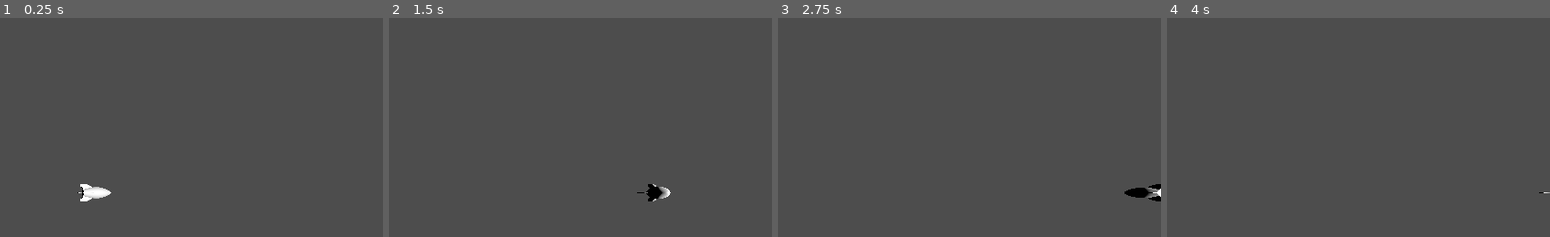
Above: before the commit, frames 1-4 (left to right).
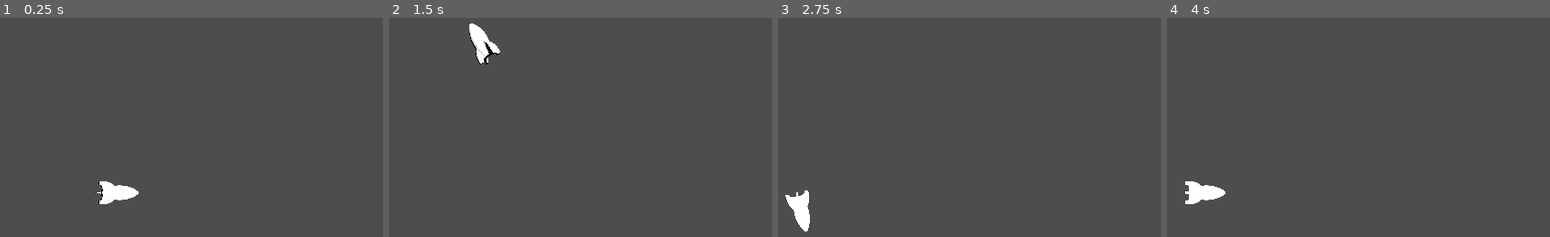
Above: after the commit, the same moments.

Repository: mrSun421/turtle
Game: Godot game, scene res://main.tscn
The game is run twice, just before and just after one commit, with the same random seed, the same clock (stepped at 60 frames per second) and the same inputs.
Inputs:
- Up to frame 1 (0.25 s): no input
- Up to frame 2 (1.5 s): no input
- Up to frame 3 (2.75 s): no input
- Up to frame 4 (4 s): tap Enter at 3.5 s

The runs differ from the first frame. In frame 1, 1.0% of the frame differs, in the area x 20-37%, y 74-85%; in frame 2, 1.1%; in frame 3, 1.1%, in the area x 1-100%, y 75-98%; in frame 4, 0.7%.

Commit message:
I hate rotations

Diff:
--- a/main.tscn
+++ b/main.tscn
@@ -9,7 +9,9 @@
 
 [node name="Camera3D" type="Camera3D" parent="."]
 transform = Transform3D(13.0454, 0, 0, 0, 1, 0, 0, 0, 1.00002, 0, 0, 5)
-fov = 90.0
 
 [node name="DirectionalLight3D" type="DirectionalLight3D" parent="."]
-transform = Transform3D(1, 0, 0, 0, 1, 0, 0, 0, 1, 10, 10, 10)
+transform = Transform3D(1, 0, 0, 0, 1, 0, 0, 0, 1, -20, -20, -20)
+
+[node name="DirectionalLight3D2" type="DirectionalLight3D" parent="."]
+transform = Transform3D(1, 0, 0, 0, 1, 0, 0, 0, 1, 20, 20, 20)
--- a/turtle.gd
+++ b/turtle.gd
@@ -1,11 +1,9 @@
 extends Node3D
 class_name Turtle
 
-const TWEEN_LENGTH = 0.5
-const WAIT_TIME = 0.5
+const TWEEN_TIME = 0.5
+const WAIT_TIME = 0.0
 
-var heading: Vector3 = Vector3(1, 0, 0)
-var normal: Vector3 = Vector3(0, 1, 0)
 
 var turtle_actions = []
 var visual_cylinders = []
@@ -13,27 +11,39 @@
 func executeMove(distance: float) -> void:
 	var pos_tween = create_tween().set_trans(Tween.TRANS_LINEAR)
 	var current_position = self.position
-	var future_position = current_position + distance * heading
+	var future_position = current_position + distance * self.basis.x
 
-	pos_tween.tween_property(self, "position", future_position, TWEEN_LENGTH)
+	pos_tween.tween_property(self, "position", future_position, TWEEN_TIME)
+	await pos_tween.finished
+
 
 func executeTurn(angle: float) -> void:
+	var heading: Vector3 = self.basis.x
+	var normal: Vector3 = self.basis.y
 	var angle_in_rad = deg_to_rad(angle)
-	var new_heading = self.heading.rotated(normal, angle_in_rad)
-	var new_quaternion_representation = Quaternion(self.heading, new_heading)
-	var heading_tween = create_tween().set_trans(Tween.TRANS_LINEAR)
-	heading_tween.tween_property(self, "quaternion", self.quaternion * new_quaternion_representation, TWEEN_LENGTH)
-	self.heading = new_heading.normalized()
+	var quaternion_rotation = Quaternion(normal, angle_in_rad)
+	var rotation_tween = create_tween().set_trans(Tween.TRANS_LINEAR)
+	rotation_tween.tween_property(self, "quaternion", self.quaternion * quaternion_rotation, TWEEN_TIME)
+	await rotation_tween.finished
 
 func executeRoll(angle: float) -> void:
-	# TODO: WTF? It's not rotating correctly, fix this!
+	var heading: Vector3 = self.basis.x
+	var normal: Vector3 = self.basis.y
 	var angle_in_rad = deg_to_rad(angle)
-	var new_normal = self.normal.rotated(heading, angle_in_rad)
-	var new_quaternion_representation = Quaternion(self.normal, new_normal)
-	var normal_tween = create_tween().set_trans(Tween.TRANS_LINEAR)
-	normal_tween.tween_property(self, "quaternion", self.quaternion * new_quaternion_representation, TWEEN_LENGTH)
-	self.normal = new_normal.normalized()
+	var quaternion_rotation = Quaternion(heading, angle_in_rad)
+	var rotation_tween = create_tween().set_trans(Tween.TRANS_LINEAR)
+	rotation_tween.tween_property(self, "quaternion", self.quaternion * quaternion_rotation, TWEEN_TIME)
+	await rotation_tween.finished
 
+func executeDive(angle: float) -> void:
+	var heading: Vector3 = self.basis.x
+	var normal: Vector3 = self.basis.y
+	var left: Vector3 = self.basis.z
+	var angle_in_rad = deg_to_rad(angle)
+	var quaternion_rotation = Quaternion(left, angle_in_rad)
+	var rotation_tween = create_tween().set_trans(Tween.TRANS_LINEAR)
+	rotation_tween.tween_property(self, "quaternion", self.quaternion * quaternion_rotation, TWEEN_TIME)
+	await rotation_tween.finished
 
 func executeTurtleActions():
 	for action in turtle_actions:
@@ -46,16 +56,19 @@
 		elif action is RollAction:
 			var r_action: RollAction = action as RollAction
 			self.executeRoll(r_action.angle)
+		elif action is DiveAction:
+			var d_action: DiveAction = action as DiveAction
+			self.executeDive(d_action.angle)
 		else:
 			print("Action Something went wrong")
 
-		await get_tree().create_timer(WAIT_TIME).timeout
+		await get_tree().create_timer(WAIT_TIME + TWEEN_TIME).timeout
 
 
 func _ready() -> void:
 	for _i in range(3):
 		self.turtle_actions.append(MoveAction.new(3))
-		self.turtle_actions.append(RollAction.new(120))
+		self.turtle_actions.append(DiveAction.new(120))
 
 	self.executeTurtleActions()
 
@@ -74,3 +87,8 @@
 	var angle: float
 	func _init(set_angle: float = 0.0) -> void:
 		self.angle = set_angle
+
+class DiveAction:
+	var angle: float
+	func _init(set_angle: float = 0.0) -> void:
+		self.angle = set_angle
--- a/turtle.tscn
+++ b/turtle.tscn
@@ -4,9 +4,8 @@
 [ext_resource type="PackedScene" uid="uid://eru17x0jcg0b" path="res://rocket_toy_01.glb" id="2_nmcrk"]
 
 [node name="Turtle" type="Node3D"]
-transform = Transform3D(-4.37114e-08, 1, 0, -1, -4.37114e-08, 0, 0, 0, 1, 0, 0, 0)
-rotation_edit_mode = 1
 script = ExtResource("1_flm7y")
 
 [node name="rocket_toy_012" parent="." instance=ExtResource("2_nmcrk")]
-transform = Transform3D(5, 0, 0, 0, 5, 0, 0, 0, 5, 0, 0, 0)
+transform = Transform3D(-2.18557e-07, 5, 0, -5, -2.18557e-07, 0, 0, 0, 5, 0, 0, 0)
+rotation_edit_mode = 1
